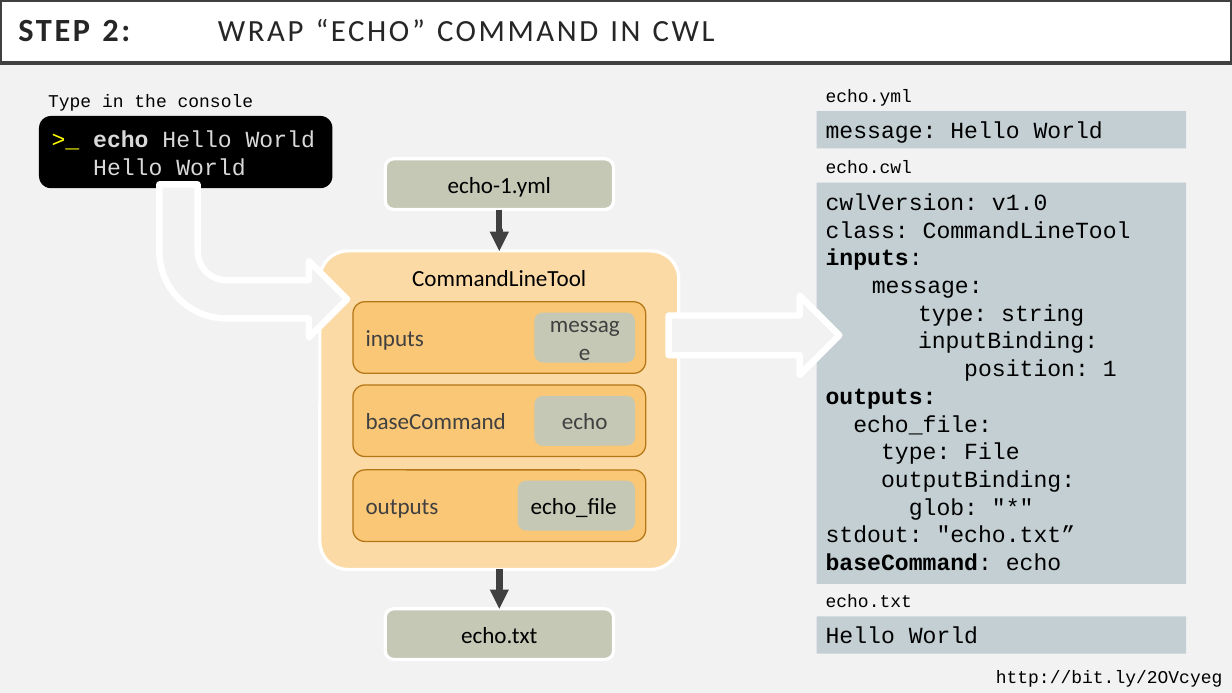
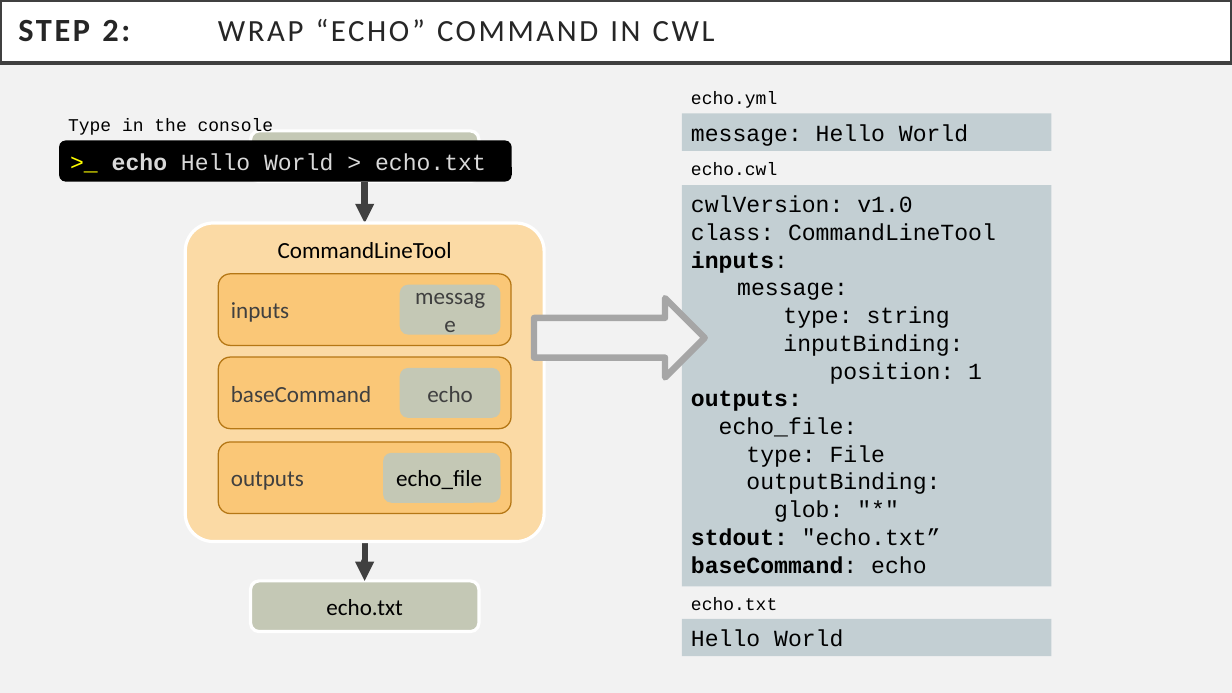
Before and after one commit to michael-kotliar/cwl_training, a slide deck: slide 3 of slides/cwl_workshop.pptx. Drawn at 1232x693 pixels with LibreOffice and Linux fonts; fonts in the diff are those of the drawing. Boxes give left, top, right and bottom in pixels: in the first picture for what was removed or moved away, otherwise in the second. Text is boxed around its words. In the diff, an @@ line names an element or a change of style, - is before the commit and + after.

Commit message:
Update slides

```diff
--- a/slides/cwl_workshop.pptx
+++ b/slides/cwl_workshop.pptx
@@ text "Type in the console" moved from (x1=48, y1=94, x2=254, y2=111) to (x1=68, y1=119, x2=274, y2=137) @@
@@ rounded rectangle ">_ echo Hello World > ..." resized from (x1=39, y1=116, x2=333, y2=189) to (x1=59, y1=140, x2=512, y2=182) @@
@@ text in rounded rectangle at (x1=112, y1=153, x2=486, y2=171): text changed @@
->_ echo Hello World
-Hello World
+>_ echo Hello World > echo.txt
@@ text in rounded rectangle at (x1=322, y1=153, x2=407, y2=171): text changed @@
-echo-1.yml
+echo.yml
@@ text "echo.cwl" moved from (x1=826, y1=160, x2=912, y2=173) to (x1=691, y1=163, x2=777, y2=175) @@
@@ bent arrow removed at (x1=159, y1=184, x2=347, y2=337) @@
@@ 8 rounded rectangles, 1 elbow arrow moved together from (x1=320, y1=159, x2=678, y2=660) to (x1=186, y1=131, x2=544, y2=632) @@
@@ rectangle "cwlVersion: v1.0" moved from (x1=817, y1=183, x2=1187, y2=584) to (x1=682, y1=185, x2=1052, y2=586) @@
@@ rounded rectangle "message" moved from (x1=534, y1=312, x2=635, y2=362) to (x1=400, y1=285, x2=501, y2=335) @@
@@ 2 rectangles, 2 texts, 1 right arrow moved together from (x1=669, y1=89, x2=1187, y2=653) to (x1=534, y1=92, x2=1052, y2=656) @@
@@ right arrow at (x1=534, y1=299, x2=705, y2=378): outline #FFFFFF 5 pt to #A6A6A6 5 pt @@
@@ text in rectangle at (x1=691, y1=473, x2=941, y2=546): bold on in "stdout:" @@
@@ elbow arrow moved from (499, 569) - (499, 609) to (365, 542) - (365, 581) @@
@@ text removed at (x1=996, y1=670, x2=1223, y2=687) @@
-http://bit.ly/2OVcyeg
```
Also in this commit, not shown: 10 other slides changed, 1 slide added.
